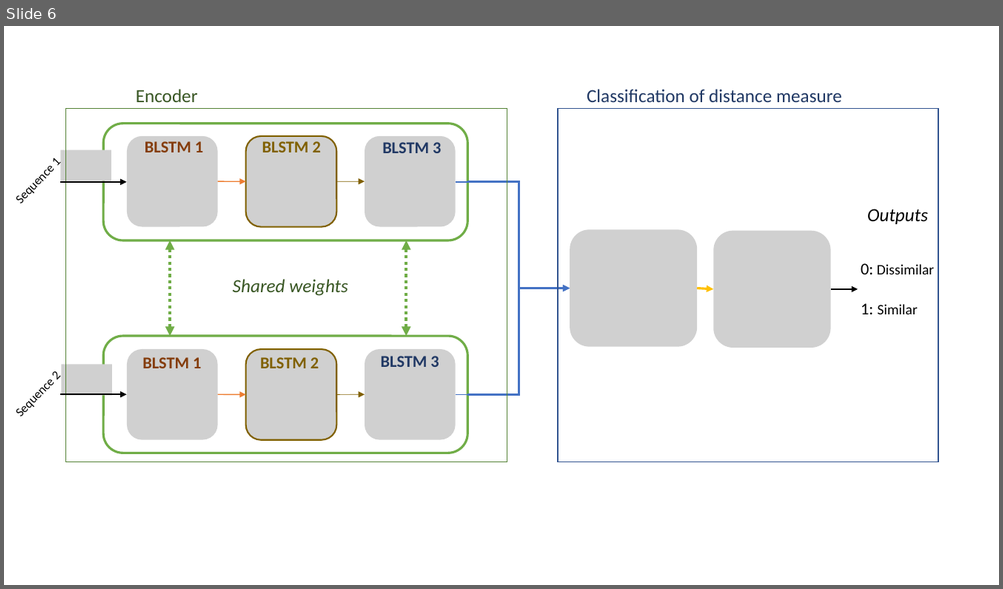
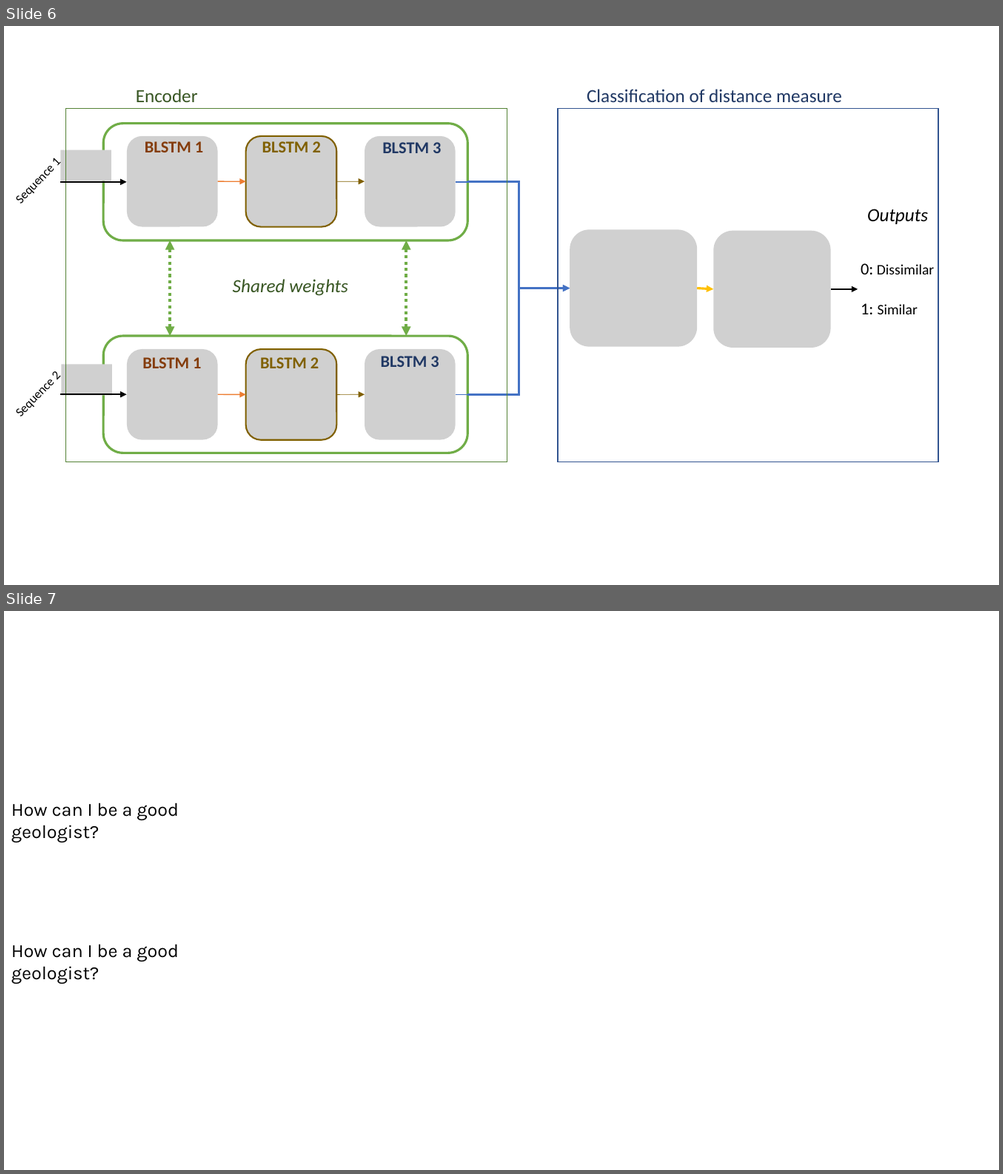
Before and after one commit to dimartinot/Text-Semantic-Similarity, a slide deck: article/text_similarity_support.pptx. Shown one above the other, each under a label of ours: slide 6 before the commit, slides 6 and 7 after it. The pictures are 1003x589 and 1003x1174 pixels, drawn with LibreOffice and Linux fonts; fonts in the diff are those of the drawing; grey boxes stand for pictures. Boxes give left, top, right and bottom in pixels: in the first picture for what was removed or moved away, otherwise in the second. Text is boxed around its words. In the diff, an @@ line names an element or a change of style, - is before the commit and + after.

```diff
--- a/article/text_similarity_support.pptx
+++ b/article/text_similarity_support.pptx
@@ slide 7 added at (4,611,999,1170), background #FFFFFF @@
@@ text added at (11,803,179,843), 18 pt, text #000000 @@
+How can I be a good geologist?
@@ text added at (11,944,179,984), 18 pt, text #000000 @@
+How can I be a good geologist?
```
Also in this commit, not shown: 1 other file.
